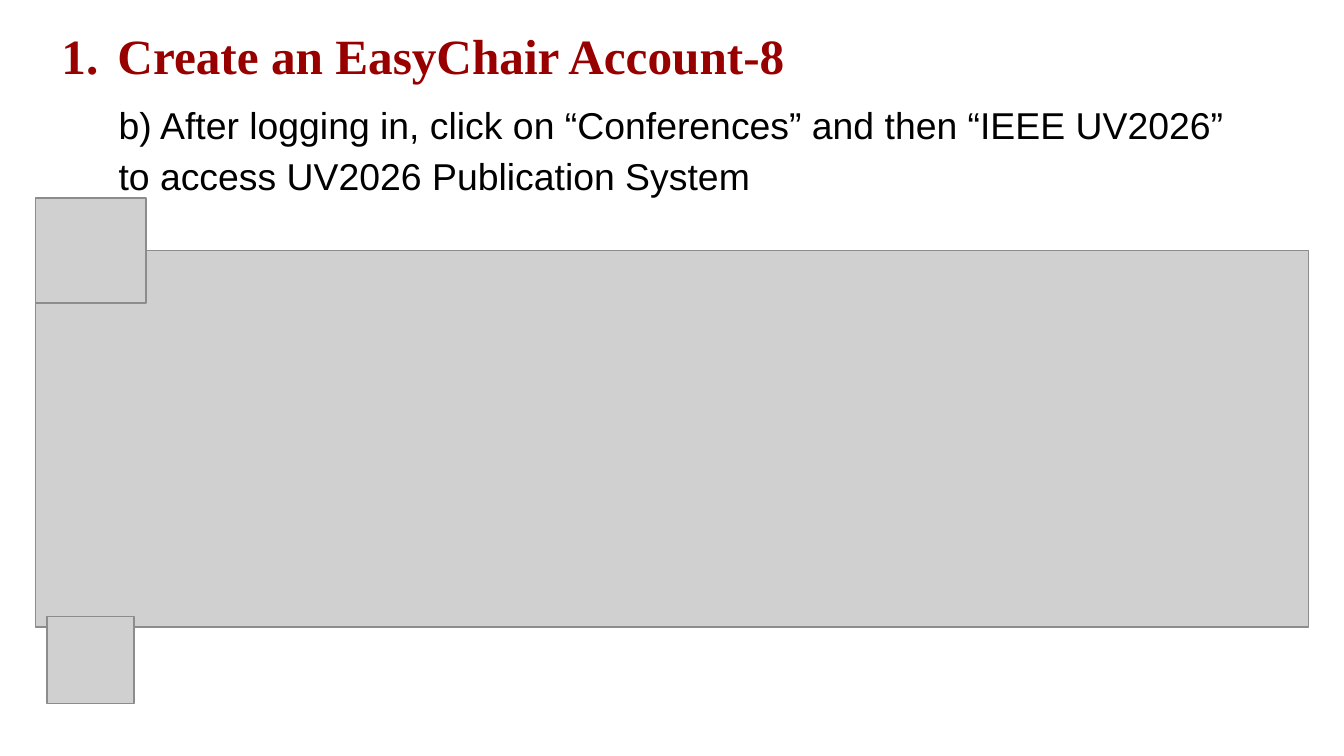
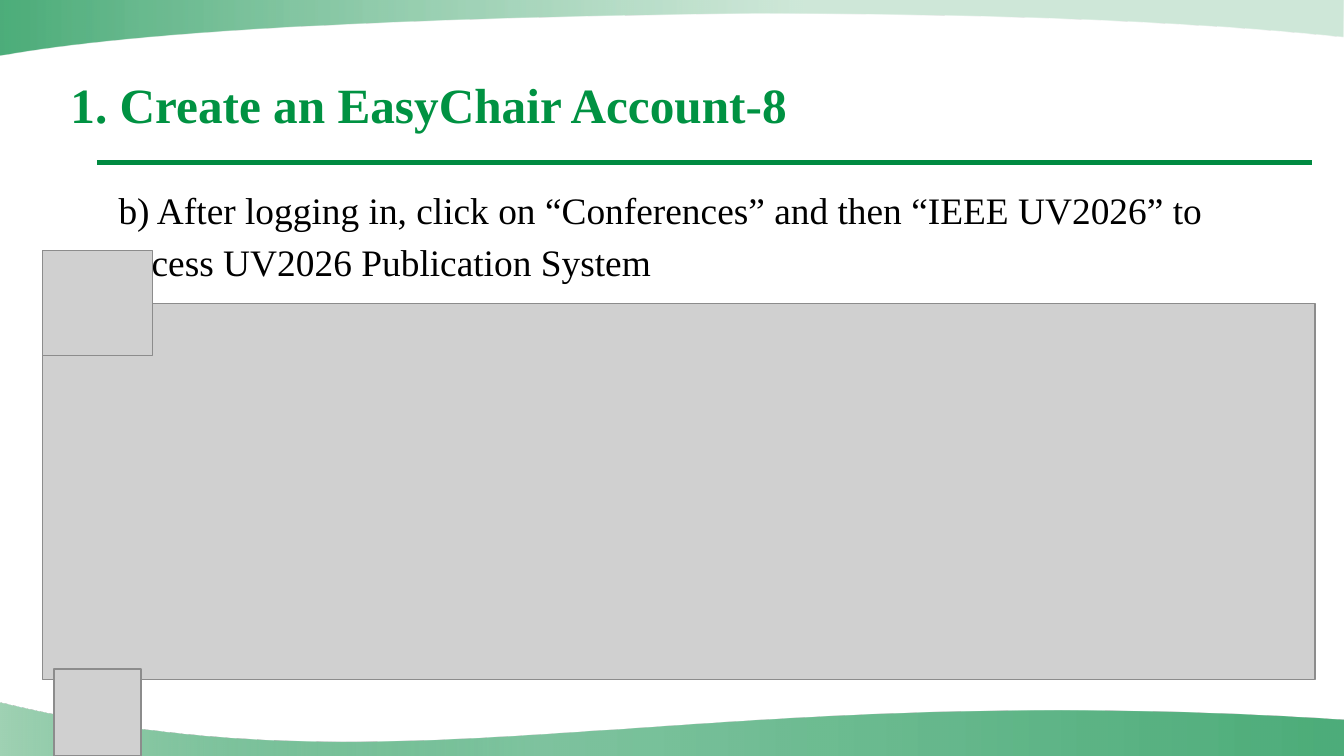
Before and after one commit to UV2026/Email-CFP, a slide deck: slide 10 of Instructions/PPT/Instructions for EasyChair Submission(Author)[UV2026].pptx. Drawn at 1344x756 pixels with LibreOffice and Linux fonts; fonts in the diff are those of the drawing; grey boxes stand for pictures; background and template pictures are left out. Boxes give left, top, right and bottom in pixels: in the first picture for what was removed or moved away, otherwise in the second. Text is boxed around its words. In the diff, an @@ line names an element or a change of style, - is before the commit and + after.

```diff
--- a/Instructions/PPT/Instructions for EasyChair Submission(Author)[UV2026].pptx
+++ b/Instructions/PPT/Instructions for EasyChair Submission(Author)[UV2026].pptx
@@ freeform shape added at (0, 0, 1343, 55), fill gradient #008A41 to #A0D2B4 @@
@@ text at (70, 88, 787, 134): text changed; text colour #980000 to #009242 @@
-1. Create an EasyChair Account-8
+1. Create an EasyChair Account-8
@@ text "b) After logging in, click ...": place and size @@
-text "b) After logging in, click ..." at (119, 112, 1223, 198)
+text "b) After logging in, click ..." at (119, 197, 1202, 283)
@@ text "b) After logging in, click ..." at (119, 197, 1202, 283): font Arial to Times New Roman @@
@@ line added from (97, 163) to (1313, 163), #008A41 2.5 pt @@
@@ picture: place and size @@
-picture at (35, 198, 145, 302)
+picture at (42, 251, 152, 356)
@@ picture: place and size @@
-picture at (35, 251, 1308, 628)
+picture at (42, 304, 1314, 680)
@@ picture: place and size @@
-picture at (47, 617, 134, 704)
+picture at (54, 669, 141, 756)
@@ freeform shape added at (0, 703, 1344, 756), fill gradient #008A41 to #A0D2B4 @@
```
Also in this commit, not shown: 26 other slides changed, 7 other files.
